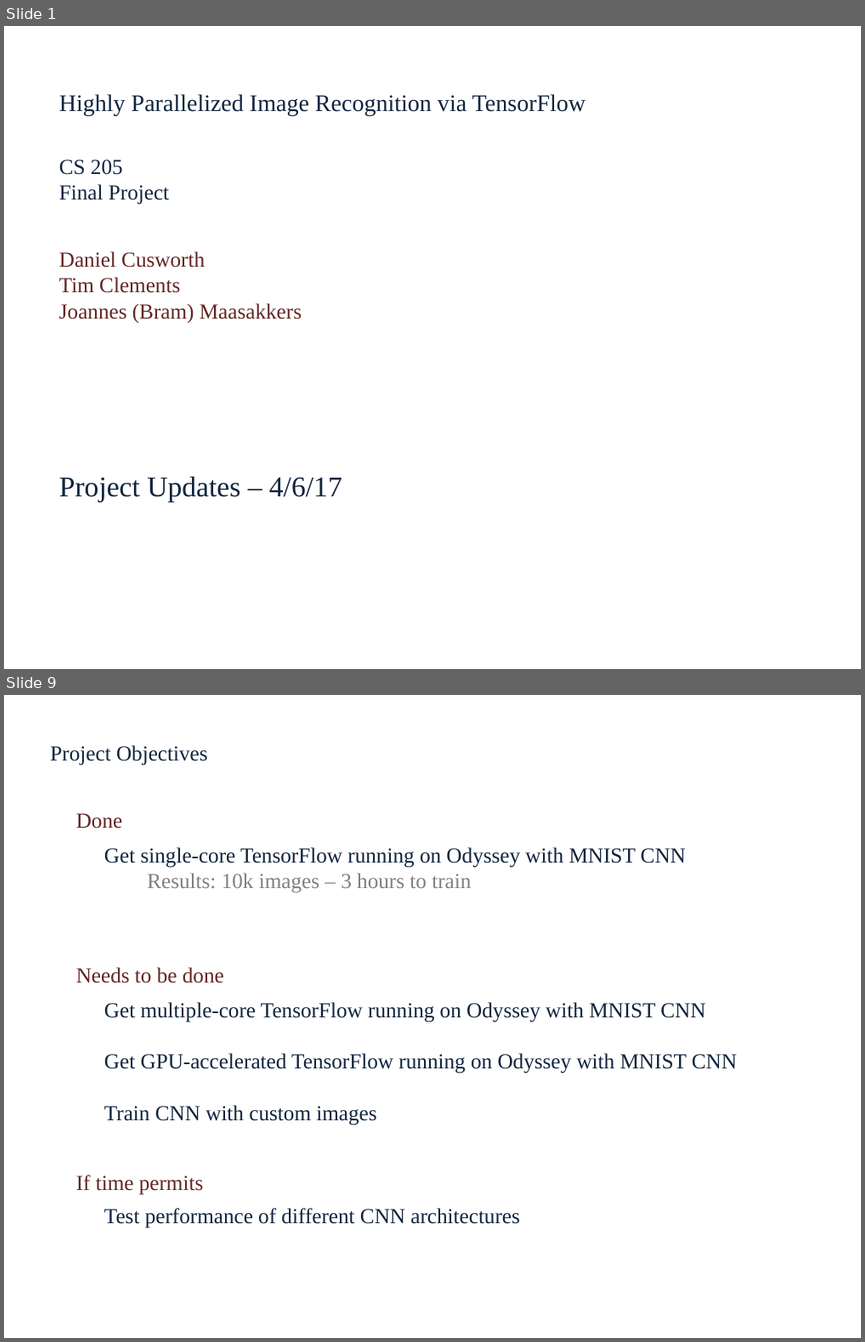
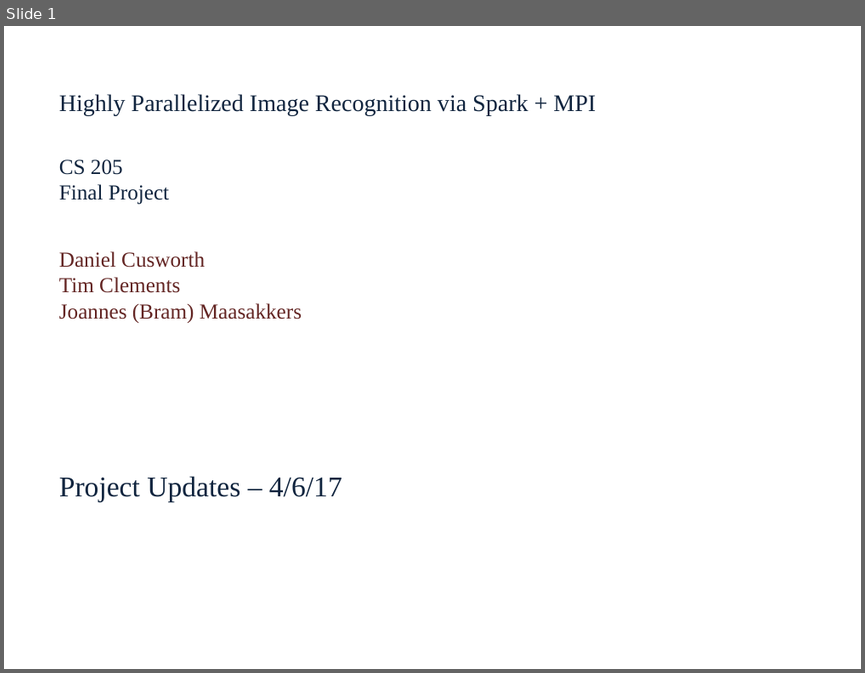
Before and after one commit to dcusworth/image_spark_mpi, a slide deck: benchmarks/Update_Rafa_1.pptx. Shown one above the other, each under a label of ours: slides 1 and 9 before the commit, slide 1 after it; the slides between them are not shown. The pictures are 865x1342 and 865x673 pixels, drawn with LibreOffice and Linux fonts; fonts in the diff are those of the drawing. Boxes give left, top, right and bottom in pixels: in the first picture for what was removed or moved away, otherwise in the second. Text is boxed around its words. In the diff, an @@ line names an element or a change of style, - is before the commit and + after.

```diff
--- a/benchmarks/Update_Rafa_1.pptx
+++ b/benchmarks/Update_Rafa_1.pptx
@@ slide 9 removed at box(4, 695, 861, 1338), background #FFFFFF @@
@@ text removed at box(50, 745, 208, 766) @@
-Project Objectives
@@ text removed at box(76, 813, 123, 828) @@
-Done
@@ text removed at box(104, 847, 737, 1228) @@
-Get single-core TensorFlow running on Odyssey with MNIST CNN
-Results: 10k images – 3 hours to train
-Get multiple-core TensorFlow running on Odyssey with MNIST CNN
-Get GPU-accelerated TensorFlow running on Odyssey with MNIST CNN
-Train CNN with custom images
-Test performance of different CNN architectures
@@ text removed at box(76, 967, 224, 983) @@
-Needs to be done
@@ text removed at box(76, 1174, 203, 1195) @@
-If time permits
@@ slide 1 changed as well @@
@@ text at box(59, 94, 596, 115): text changed @@
-Highly Parallelized Image Recognition via TensorFlow
+Highly Parallelized Image Recognition via Spark + MPI
```
Also in this commit, not shown: 4 slides added, 7 other slides removed, 1 other file.
